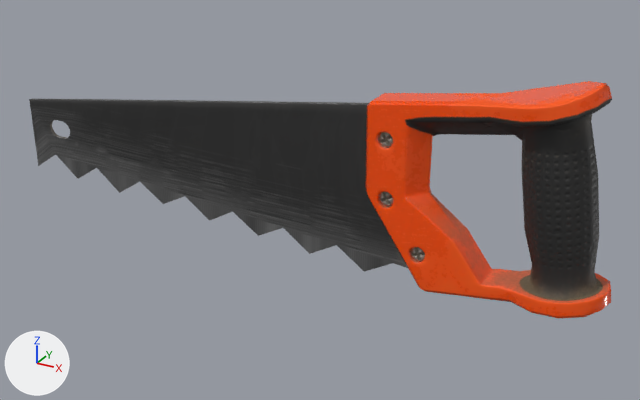
Two versions of the Blender file assets/models/items/saw.blend, one commit apart.
Rendered twice from a 50 mm lens placed at (0.643, -0.987, 0.48), pointed at (0.098, 0.004, -0.015). Arrows for +X, +Y and +Z are at lower left; the lights stay in place. The picture after the commit comes second.

The older version as bpy lines, for what is in view:
```python
me_handlehigh_001 = bpy.data.meshes.new('HandleHigh.001')
me_handlehigh_001.from_pydata(...)  # 575 vertices, 531 faces, 1 loose edge; spans x -0.435..0.501, y -0.052..0.052, z -0.105..0.204
me_handlehigh_001.materials.append(mat_material)
ob_saw = bpy.data.objects.new('Saw', me_handlehigh_001)
ob_saw.location = (0.0, 0.0, 0.0)
```
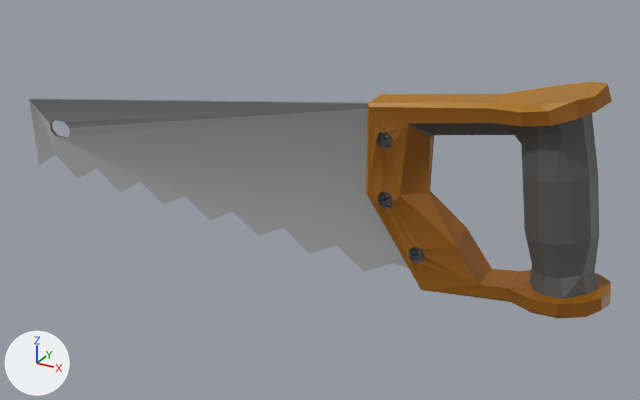
The change in detail:
Picture 'palette_common.png' (img_palette_common_png) is new.
Material 'Common' (mat_common) is new.
Its texture is img_palette_common_png.
me_handlehigh_001 is used by ob_saw; location (0.0, 0.0, 0.0).
me_handlehigh_001 had 575 vertices, 531 faces, 1 loose edge and spanned x -0.435..0.501, y -0.052..0.052, z -0.105..0.204.
me_handlehigh_001 now has 286 vertices, 367 faces, 1 loose edge and spans x -0.435..0.5, y -0.052..0.052, z -0.105..0.203.
me_handlehigh_001 part 1: 20 vertices moved from x 0.184..0.461, y -0.029..0.029, z -0.102..0.183 to x 0.18..0.461, y -0.029..0.029, z -0.101..0.18; 347 vertices removed from x 0.178..0.501, y -0.052..0.052, z -0.098..0.204; 116 vertices added at x 0.18..0.5, y -0.05..0.05, z -0.074..0.203.
me_handlehigh_001 part 2: 74 vertices removed from x -0.435..-0.329, y -0.003..0.003, z -0.063..0.068; 16 vertices added at x -0.435..-0.353, y -0.003..0.003, z -0.063..0.025.
me_handlehigh_001 part 3: 47 faces spanning x 0.18..0.499, y -0.052..0.047, z -0.101..0.169 switch from mat_material to mat_common (picture img_palette_common_png).
me_handlehigh_001 part 4: the surface is now shaded flat.

Where the change shows, as pixel boxes (x1, y1, x2, y2) in the pictures (640 x 400 px):
'Saw', reshaped
    before: (29, 81, 612, 318)
    after: (29, 82, 612, 318)
part 1 of me_handlehigh_001, cut back
    before: (365, 81, 612, 318)
    after: (366, 82, 612, 318)
part 2 of me_handlehigh_001, reshaped
    both: (29, 99, 408, 271)
part 3 of me_handlehigh_001, recoloured
    both: (369, 102, 611, 318)
